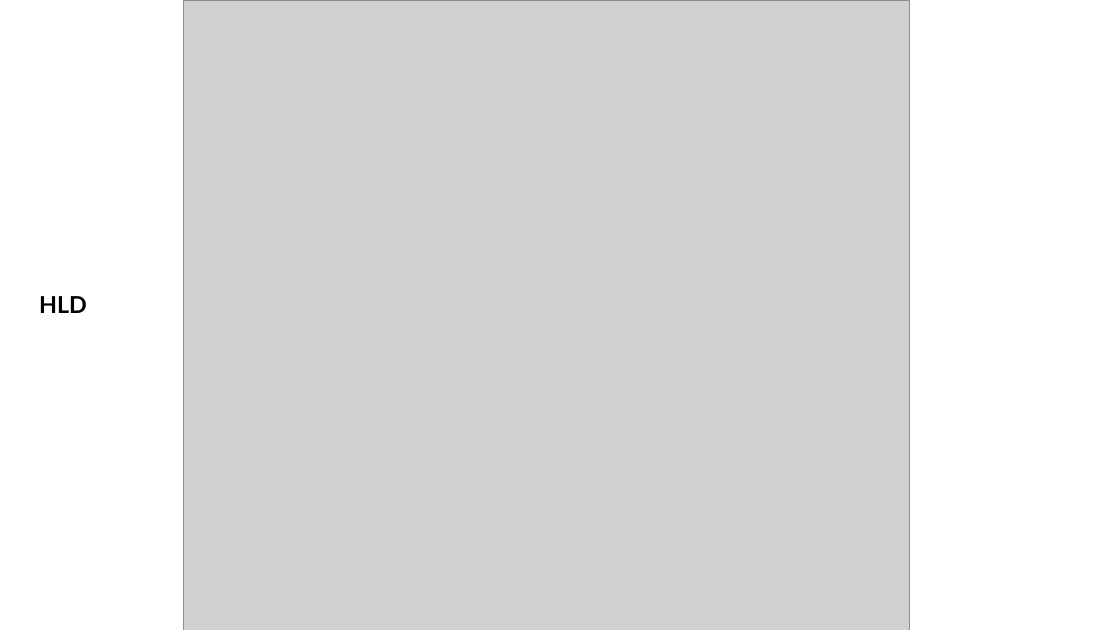
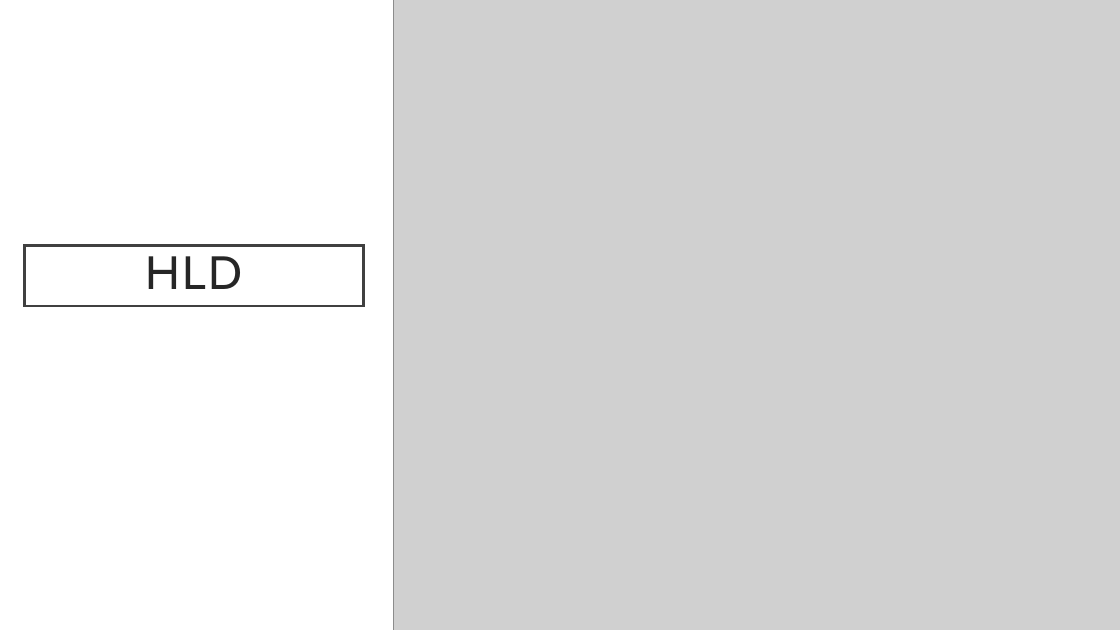
Before and after one commit to demorishi/ecommerce-demo, a slide deck: slide 7 of Documentation/E-Commerce Case Study.pptx (slide 6 before the commit). Drawn at 1120x630 pixels with LibreOffice and Linux fonts; fonts in the diff are those of the drawing; grey boxes stand for pictures. Boxes give left, top, right and bottom in pixels: in the first picture for what was removed or moved away, otherwise in the second. Text is boxed around its words. In the diff, an @@ line names an element or a change of style, - is before the commit and + after.

```diff
--- a/Documentation/E-Commerce Case Study.pptx
+++ b/Documentation/E-Commerce Case Study.pptx
@@ picture: place and size @@
-picture at (183, 0, 909, 630)
+picture at (394, 0, 1120, 630)
@@ title "HLD": place and size @@
-title "HLD" at (39, 296, 87, 313)
+title "HLD" at (24, 245, 364, 306)
@@ title "HLD" at (24, 245, 364, 306): size 20 to 40 pt, font Lato to Cabin, text colour #000000 to #262626, letter spacing 0 to 2 pt, bold off; alignment left to centre; less space between paragraphs; fill none to #FFFFFF; outline none to #404040 2.5 pt @@
```
Also in this commit, not shown: 8 other slides changed, 3 slides added, 6 other files.
